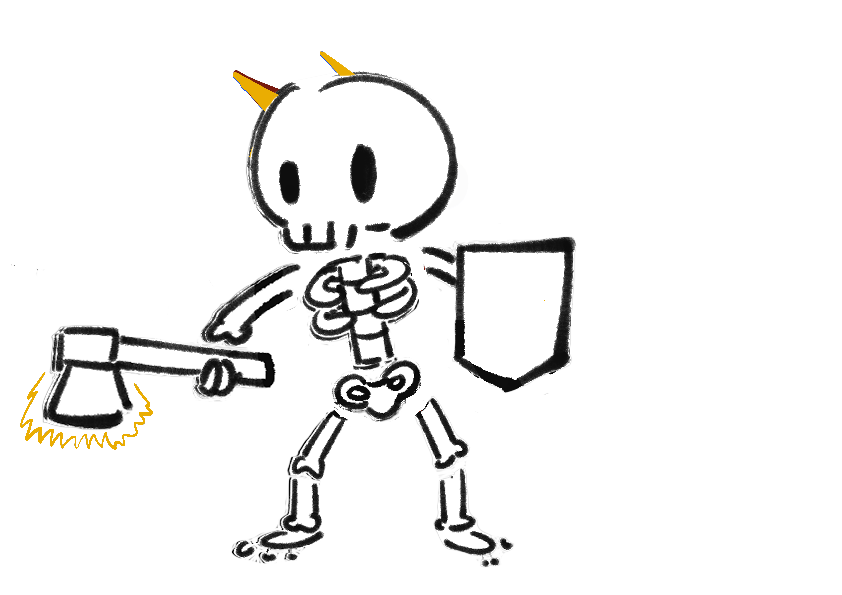
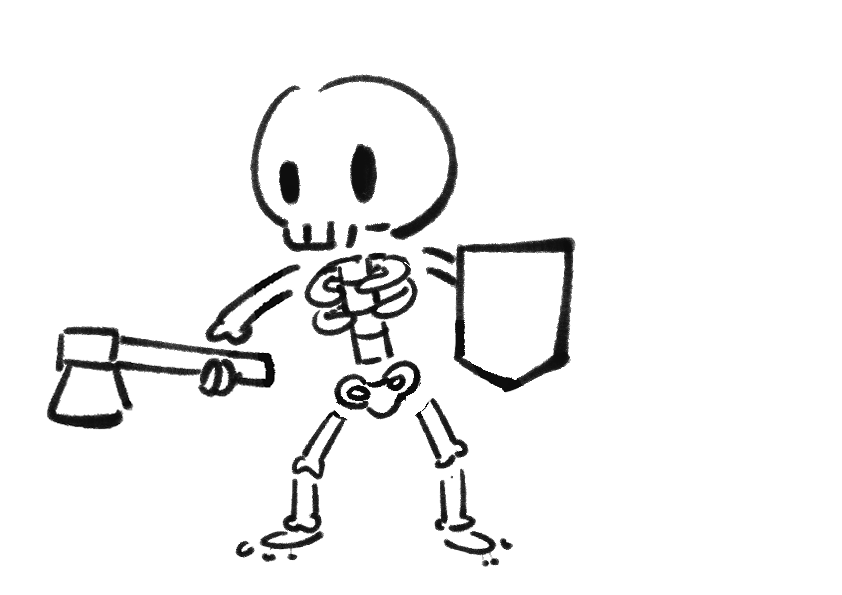
The second 842 x 595 image is a revision of the first. Changes to its layers:
removed group "Head" (1st of 2) (4 layers) over (x1=209, y1=51, x2=469, y2=287)
moved "Head" out of group "Head" over (x1=239, y1=73, x2=460, y2=255)
removed layer "Head_Yellow" from group "Head" over (x1=233, y1=51, x2=469, y2=277)
removed layer "Head_Red" from group "Head" over (x1=233, y1=70, x2=458, y2=259)
removed layer "Head_Blue" from group "Head" over (x1=209, y1=51, x2=469, y2=287)
removed group "Body" (1st of 2) (4 layers) over (x1=11, y1=250, x2=419, y2=413)
moved "Body" out of group "Body" over (x1=11, y1=250, x2=419, y2=378)
removed layer "Body_Red" from group "Body" over (x1=295, y1=255, x2=417, y2=413)
removed group "Left_Arm" (1st of 2) (4 layers) over (x1=418, y1=223, x2=577, y2=405)
moved "Left_Arm" out of group "Left_Arm" over (x1=419, y1=223, x2=577, y2=405)
removed layer "L Arm_Yellow" from group "Left_Arm" over (x1=419, y1=223, x2=577, y2=395)
removed layer "L Arm_Red" from group "Left_Arm" over (x1=418, y1=236, x2=577, y2=395)
removed layer "L Arm_Blue" from group "Left_Arm" over (x1=419, y1=223, x2=577, y2=395)
removed group "Right_Arm" (1st of 2) (4 layers) over (x1=11, y1=239, x2=320, y2=450)
moved "Right_Arm" out of group "Right_Arm" over (x1=45, y1=263, x2=311, y2=431)
removed layer "R Arm Yellow" from group "Right_Arm" over (x1=20, y1=263, x2=320, y2=450)
removed layer "R Arm Red" from group "Right_Arm" over (x1=42, y1=263, x2=299, y2=431)
removed layer "R Arm_Blue" from group "Right_Arm" over (x1=11, y1=239, x2=320, y2=450)
removed group "Right_Leg" (4 layers) over (x1=231, y1=405, x2=515, y2=564)
moved "RIght_Leg" out of group "Right_Leg" over (x1=233, y1=405, x2=515, y2=564)
removed layer "R Leg Yellow" from group "Right_Leg" over (x1=233, y1=410, x2=353, y2=564)
removed layer "R Leg Red" from group "Right_Leg" over (x1=233, y1=410, x2=353, y2=564)
…and 13 more changes (11 removed, 2 stack)
